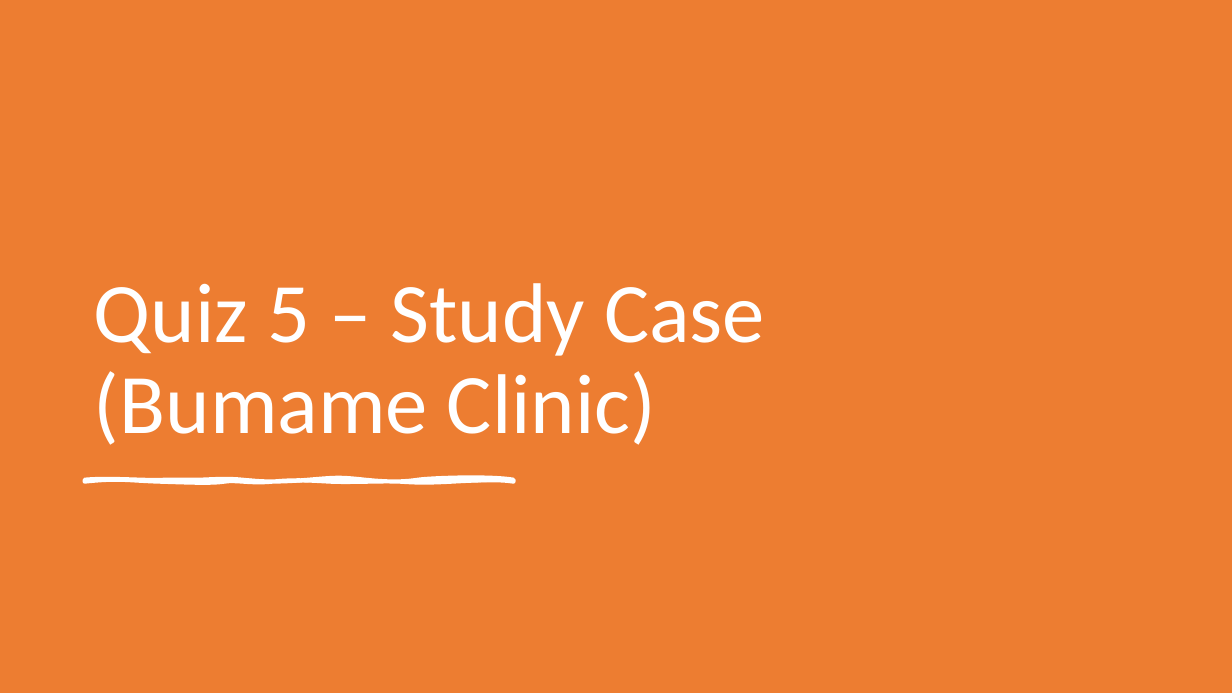
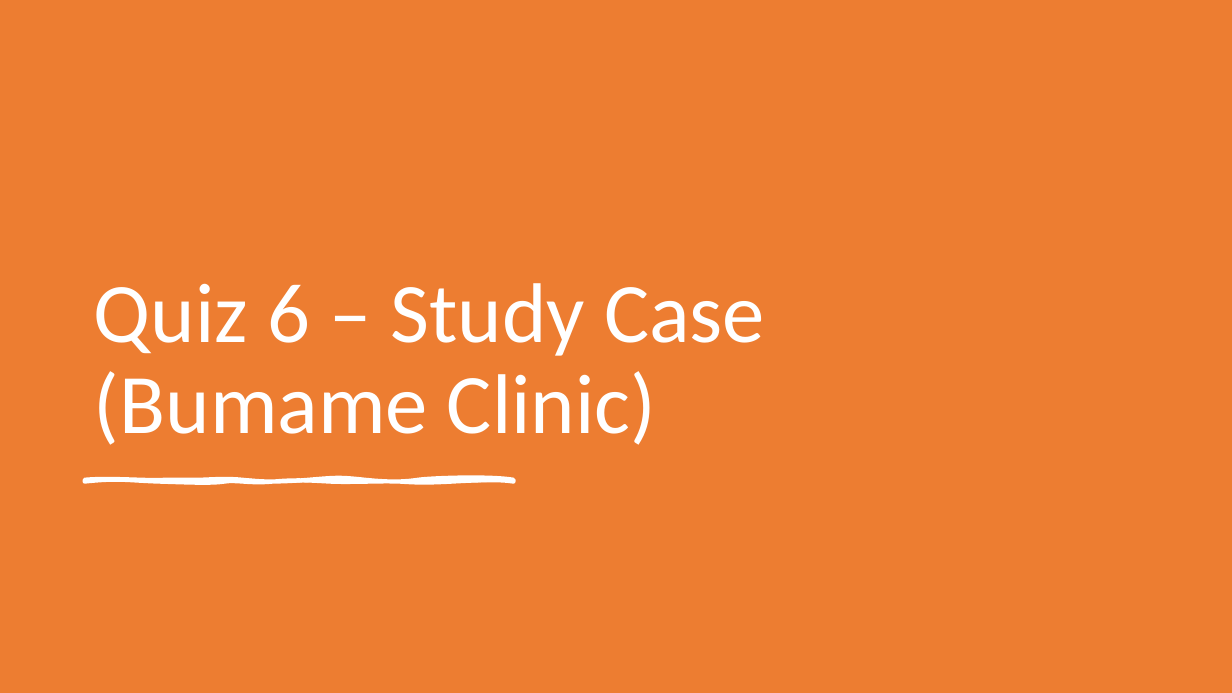
Before and after one commit to choconutella/api-learning, a slide deck: slide 30 of REST API & Web Server.pptx (slide 28 before the commit). Drawn at 1232x693 pixels with LibreOffice and Linux fonts; fonts in the diff are those of the drawing. Boxes give left, top, right and bottom in pixels: in the first picture for what was removed or moved away, otherwise in the second. Text is boxed around its words. In the diff, an @@ line names an element or a change of style, - is before the commit and + after.

Commit message:
add quiz module

```diff
--- a/REST API & Web Server.pptx
+++ b/REST API & Web Server.pptx
@@ title at bbox=[94, 283, 765, 445]: text changed @@
-Quiz 5 – Study Case
-(Bumame Clinic)
+Quiz 6 – Study Case
+(Bumame Clinic)
```
Also in this commit, not shown: 4 other slides changed, 2 slides added, 8 other files.
